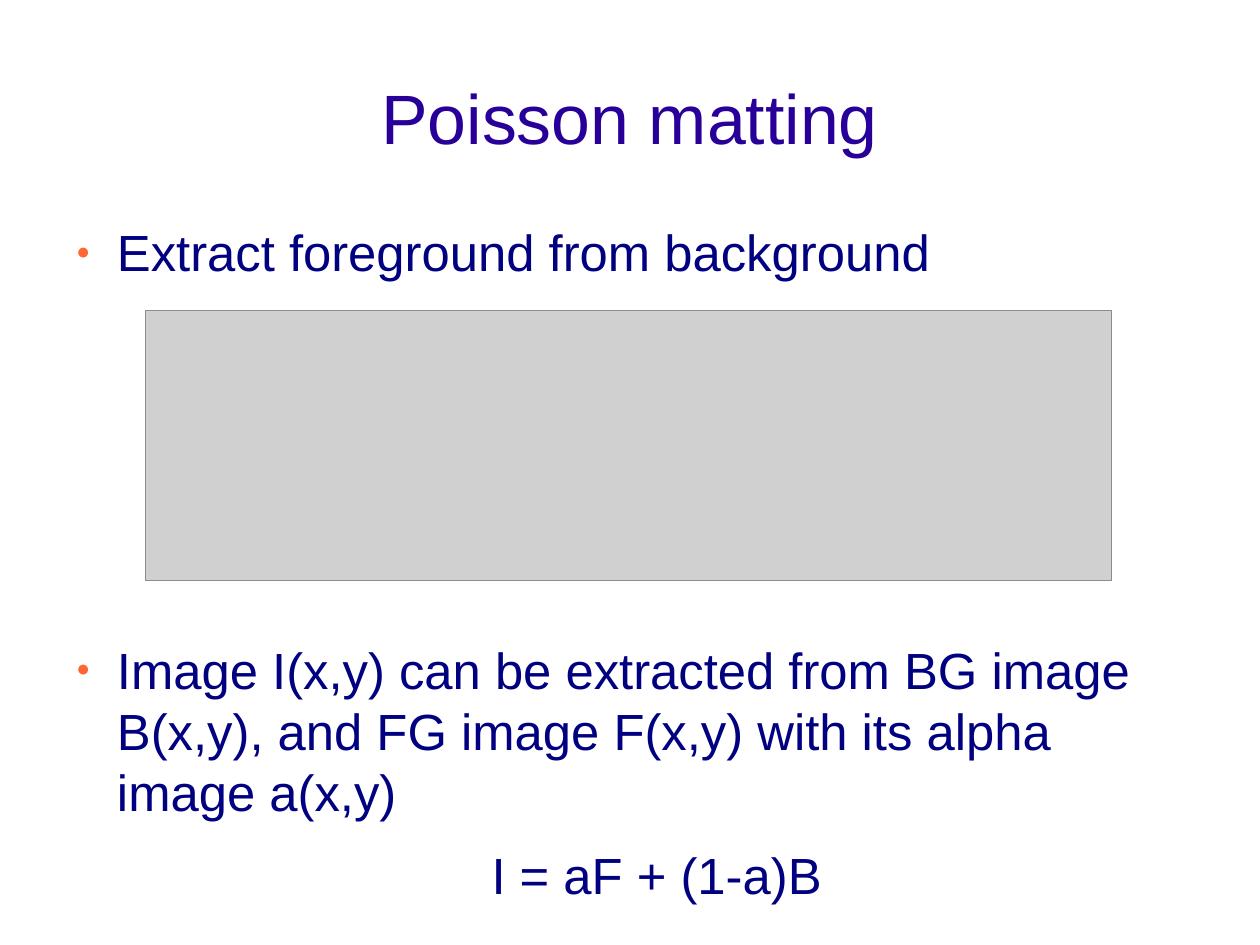
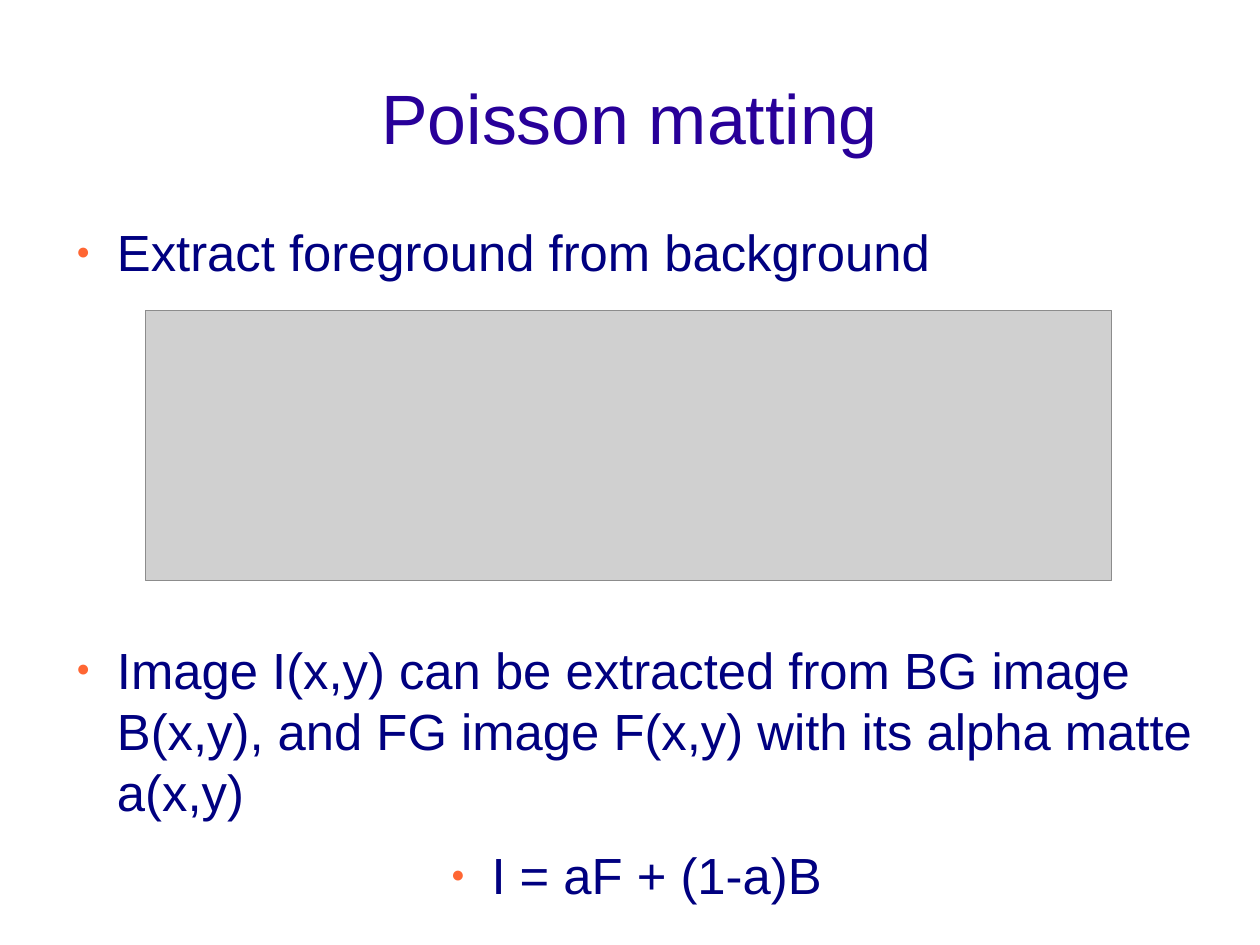
Before and after one commit to krishprince/cgs-ws10, a slide deck: slide 6 of KickOff_part2.odp. Drawn at 1260x945 pixels with LibreOffice and Linux fonts; fonts in the diff are those of the drawing; grey boxes stand for pictures; background and template pictures are left out. Boxes give left, top, right and bottom in pixels: in the first picture for what was removed or moved away, otherwise in the second. Text is boxed around its words. In the diff, an @@ line names an element or a change of style, - is before the commit and + after.

```diff
--- a/KickOff_part2.odp
+++ b/KickOff_part2.odp
@@ text at (x1=117, y1=234, x2=929, y2=905): bullet none to ● @@
@@ text at (x1=117, y1=652, x2=1192, y2=821): text changed @@
-● Image I(x,y) can be extracted from BG image B(x,y), and FG image F(x,y) with its alpha image a(x,y)
+● Image I(x,y) can be extracted from BG image B(x,y), and FG image F(x,y) with its alpha matte a(x,y)
```
Also in this commit, not shown: 8 other slides changed, 1 other file.
